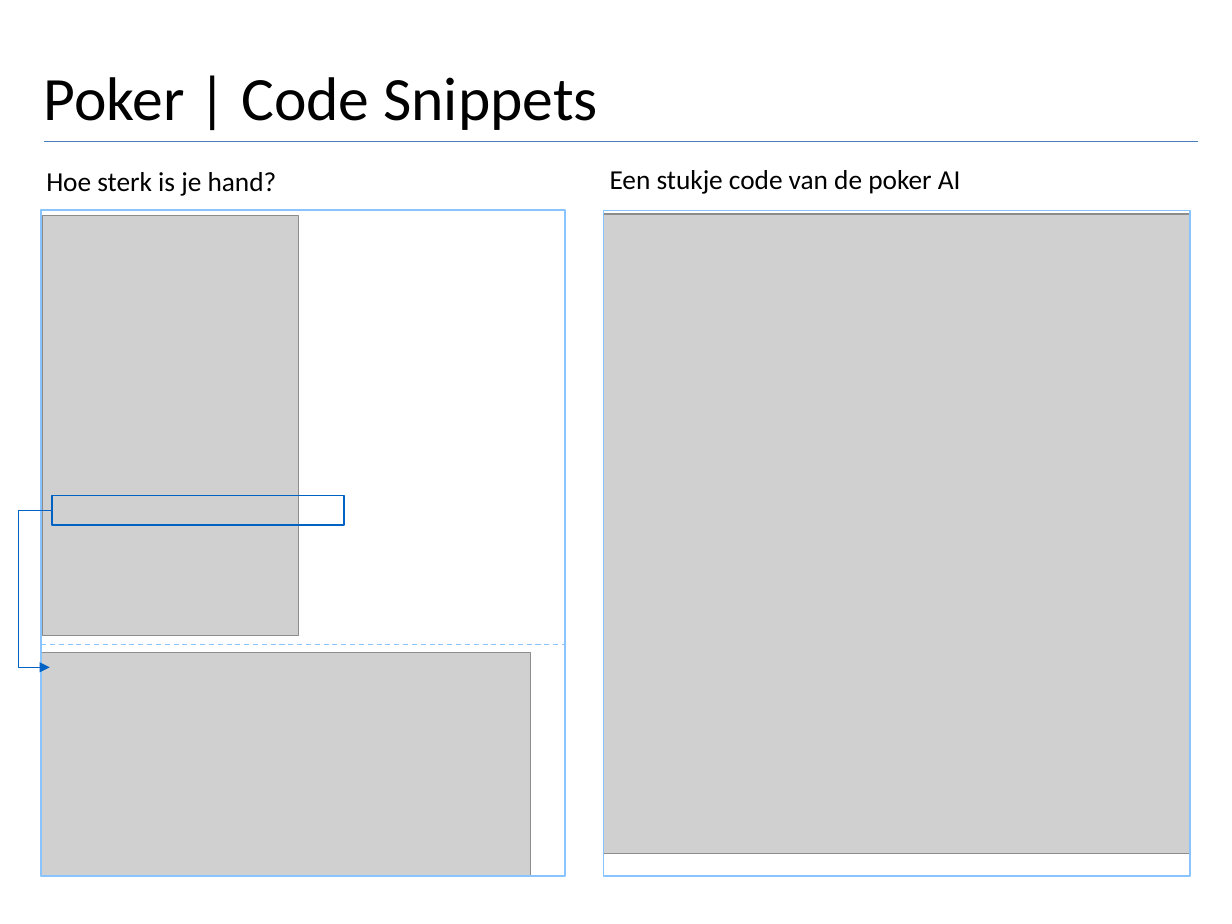
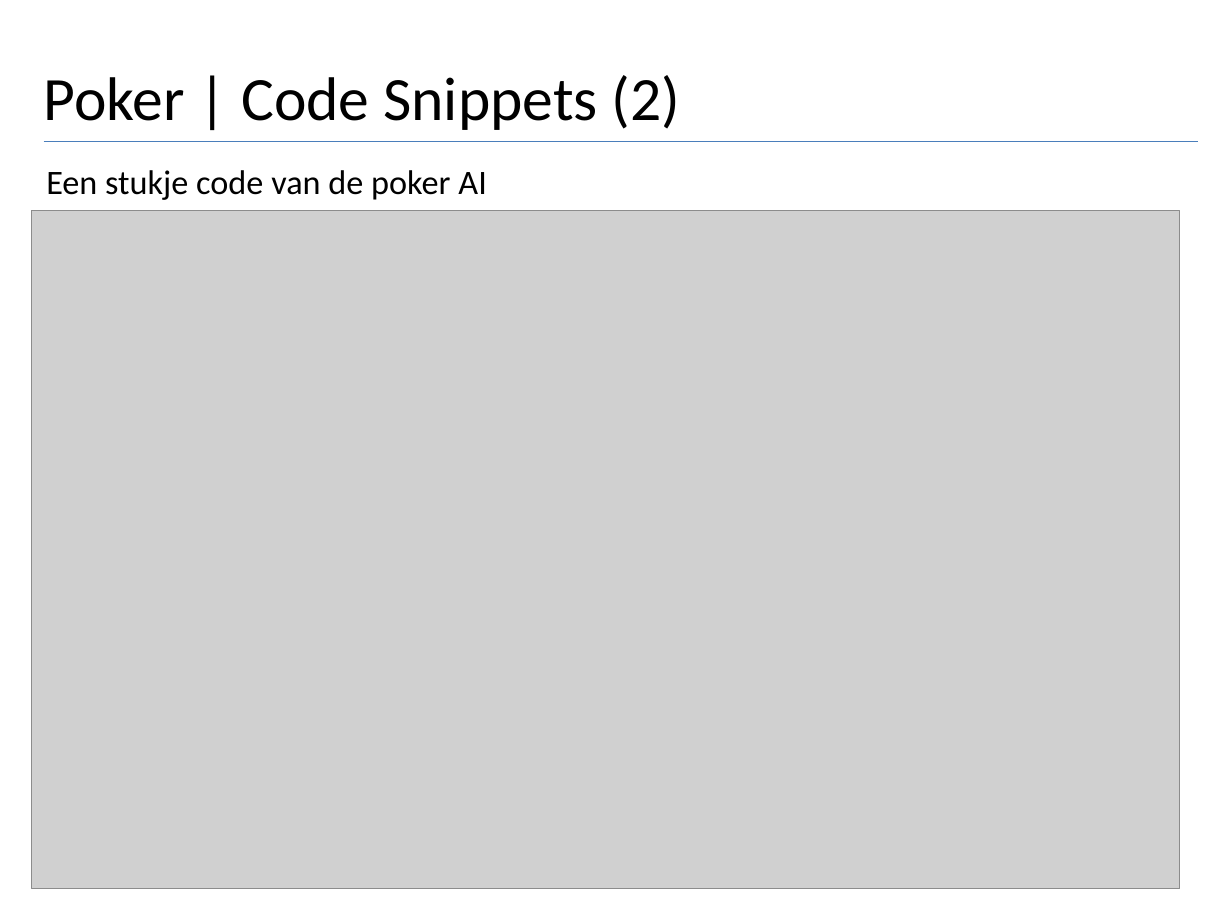
Before and after one commit to AlicedeVries/case, a slide deck: slide 9 of Case presentatie~6.pptx (slide 8 before the commit). Drawn at 1232x924 pixels with LibreOffice and Linux fonts; fonts in the diff are those of the drawing; grey boxes stand for pictures. Boxes give left, top, right and bottom in pixels: in the first picture for what was removed or moved away, otherwise in the second. Text is boxed around its words. In the diff, an @@ line names an element or a change of style, - is before the commit and + after.

```diff
--- a/Case presentatie~6.pptx
+++ b/Case presentatie~6.pptx
@@ title at [44, 75, 680, 130]: text changed @@
-Poker | Code Snippets
+Poker | Code Snippets (2)
@@ text at [46, 170, 486, 200]: text changed; size 16 to 20 pt @@
-Hoe sterk is je hand?
+Een stukje code van de poker AI
@@ text removed at [610, 170, 961, 194] @@
-Een stukje code van de poker AI
@@ picture added at [32, 211, 1180, 888] @@
@@ rectangle removed at [41, 211, 564, 876] @@
@@ picture removed at [42, 216, 298, 636] @@
@@ picture removed at [604, 214, 1190, 854] @@
@@ rectangle removed at [604, 211, 1190, 876] @@
@@ rectangle removed at [52, 495, 344, 525] @@
@@ elbow arrow removed from (52, 510) to (49, 668) @@
@@ picture removed at [41, 653, 530, 876] @@
@@ line removed from (41, 644) to (565, 644) @@
```
Also in this commit, not shown: 4 other slides changed, 1 slide added.
